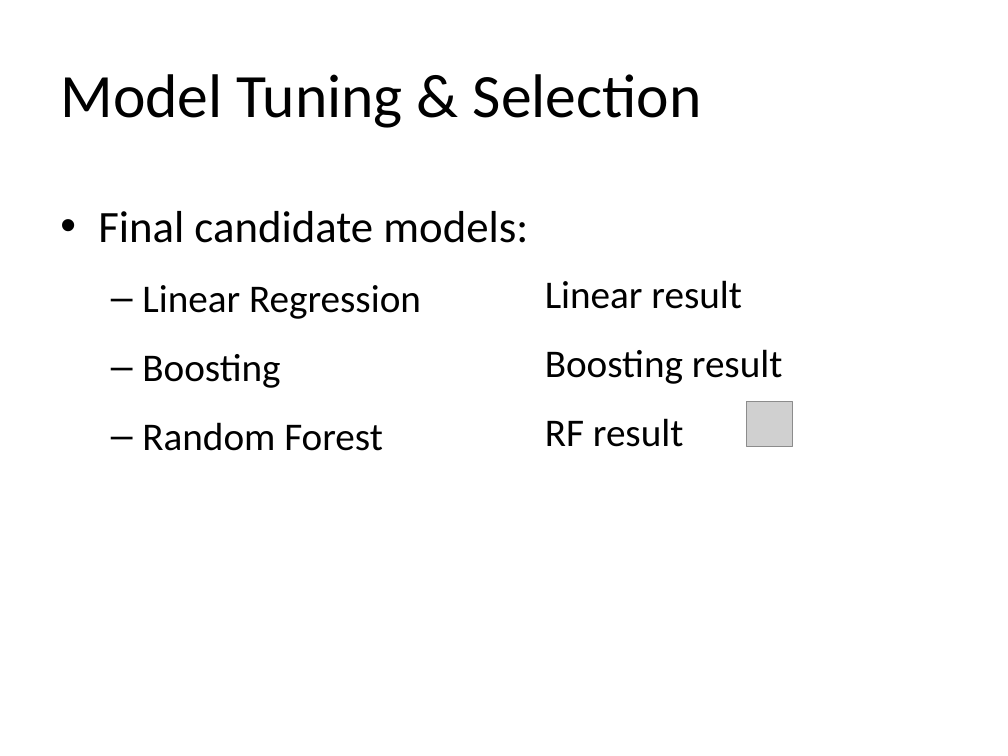
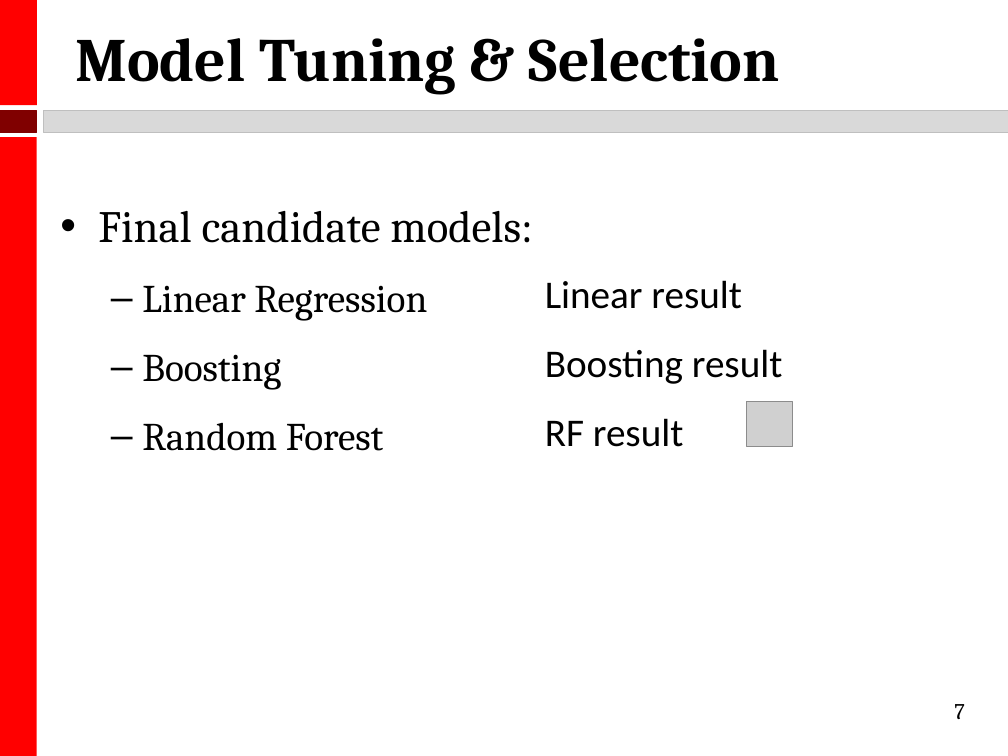
Before and after one commit to kmhoo/AdvancedMLProject, a slide deck: slide 7 of advML_final_presentation.pptx. Drawn at 1008x756 pixels with LibreOffice and Linux fonts; fonts in the diff are those of the drawing; grey boxes stand for pictures. Boxes give left, top, right and bottom in pixels: in the first picture for what was removed or moved away, otherwise in the second. Text is boxed around its words. In the diff, an @@ line names an element or a change of style, - is before the commit and + after.

```diff
--- a/advML_final_presentation.pptx
+++ b/advML_final_presentation.pptx
@@ title "Model Tuning & Selection" moved from (x1=60, y1=74, x2=702, y2=128) to (x1=75, y1=38, x2=780, y2=94) @@
@@ title "Model Tuning & Selection" at (x1=75, y1=38, x2=780, y2=94): font Calibri to Cambria, bold on @@
@@ group added at (x1=0, y1=0, x2=1008, y2=756): 4 rectangles @@
@@ text "Final candidate models:" at (x1=98, y1=211, x2=533, y2=451): font Calibri to Cambria @@
@@ page number added at (x1=954, y1=704, x2=965, y2=719), 16 pt, text #000000 @@
+7
```
Also in this commit, not shown: 8 other slides changed, 2 slides removed.
